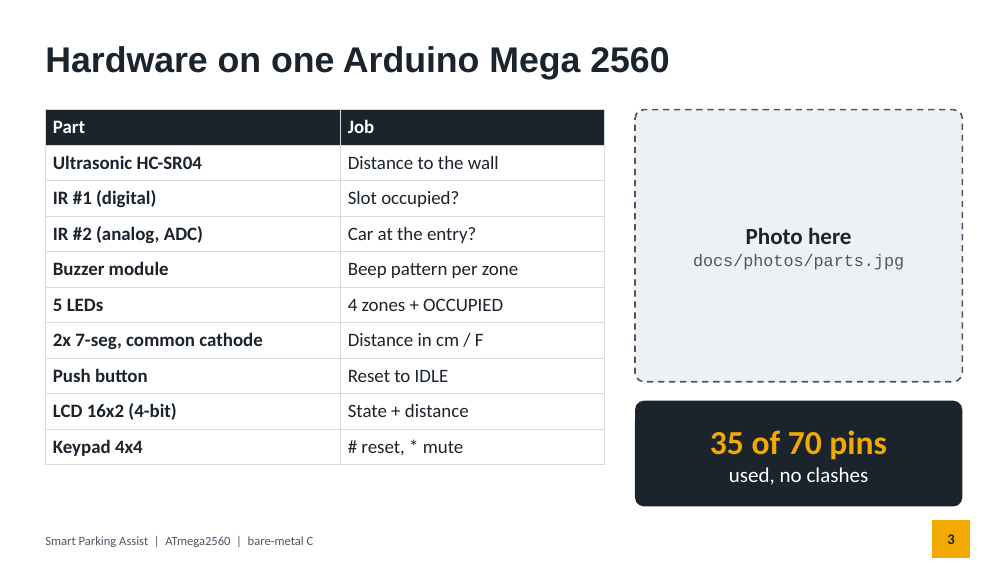
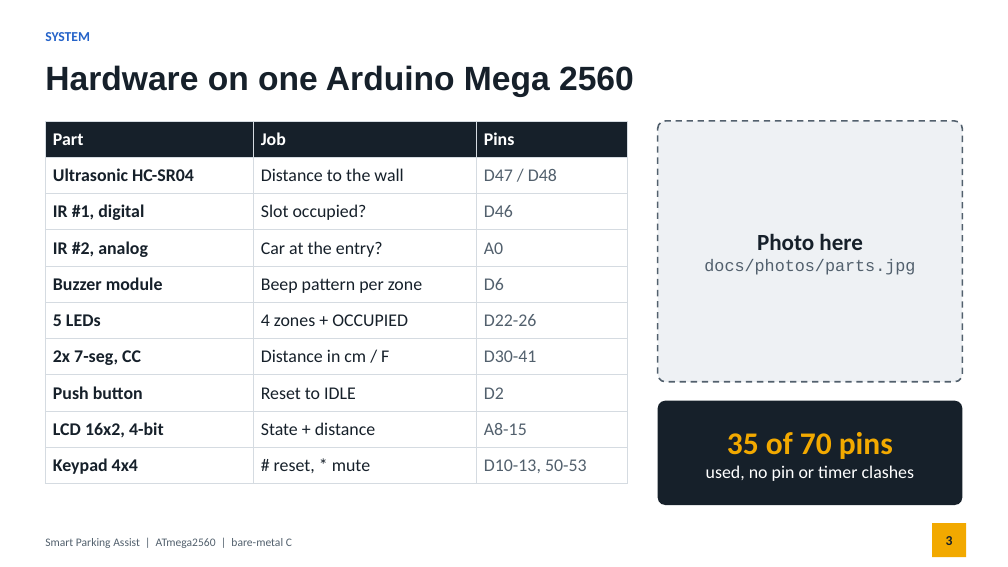
Before and after one commit to ponmudimr/atmega2560-baremetal-drivers, a slide deck: slide 3 of docs/Smart_Parking_Presentation.pptx. Drawn at 1008x567 pixels with LibreOffice and Linux fonts; fonts in the diff are those of the drawing. Boxes give left, top, right and bottom in pixels: in the first picture for what was removed or moved away, otherwise in the second. Text is boxed around its words. In the diff, an @@ line names an element or a change of style, - is before the commit and + after.

Commit message:
Add t_lcd_song test and update Smart Parking presentation

```diff
--- a/docs/Smart_Parking_Presentation.pptx
+++ b/docs/Smart_Parking_Presentation.pptx
@@ title "Hardware on one Arduino Mega ...": place and size @@
-title "Hardware on one Arduino Mega ..." at bbox=[45, 46, 669, 80]
+title "Hardware on one Arduino Mega ..." at bbox=[45, 65, 634, 97]
@@ title "Hardware on one Arduino Mega ..." at bbox=[45, 65, 634, 97]: size 34 to 32 pt, text colour #1B232C to #16202A @@
@@ text added at bbox=[45, 32, 90, 41], 13 pt, text #2563C9, bold @@
+SYSTEM
@@ table at bbox=[45, 121, 628, 478] @@
-column 1: Part | Ultrasonic HC-SR04 | IR #1 (digital) | IR #2 (analog, ADC) | Buzzer module | 5 LEDs | 2x 7-seg, common cathode | Push button | LCD 16x2 (4-bit) | Keypad 4x4
+column 1: Part | Ultrasonic HC-SR04 | IR #1, digital | IR #2, analog | Buzzer module | 5 LEDs | 2x 7-seg, CC | Push button | LCD 16x2, 4-bit | Keypad 4x4
+column 3: Pins | D47 / D48 | D46 | A0 | D6 | D22-26 | D30-41 | D2 | A8-15 | D10-13, 50-53
@@ table: place and size @@
-table at bbox=[45, 110, 605, 460]
+table at bbox=[45, 121, 628, 478]
@@ text "Photo here": place and size @@
-text "Photo here" at bbox=[693, 227, 904, 270]
+text "Photo here" at bbox=[704, 233, 915, 275]
@@ text "Photo here" at bbox=[704, 233, 915, 275]: text colour #1B232C to #16202A in "Photo here"; text colour #4A5866 to #52606D in "docs/photos/parts.jpg" @@
@@ rounded rectangle: place and size @@
-rounded rectangle at bbox=[635, 110, 963, 382]
+rounded rectangle at bbox=[658, 121, 963, 382]
@@ rounded rectangle at bbox=[658, 121, 963, 382]: outline #4A5866 1.5 pt dashed to #52606D 1.5 pt dashed; proportions changed @@
@@ rounded rectangle: place and size @@
-rounded rectangle at bbox=[635, 401, 963, 507]
+rounded rectangle at bbox=[658, 401, 963, 505]
@@ rounded rectangle at bbox=[658, 401, 963, 505]: fill #1B232C to #16202A; proportions changed @@
@@ text at bbox=[727, 432, 893, 459]: size 32 to 30 pt in "35 of 70 pins" @@
@@ text at bbox=[706, 465, 914, 481]: text changed; size 20 to 17 pt @@
-used, no clashes
+used, no pin or timer clashes
@@ text "Smart Parking Assist | ATmega2560 ..." at bbox=[45, 538, 292, 548]: size 12 to 11 pt, text colour #4A5866 to #52606D @@
@@ page number at bbox=[946, 536, 953, 545]: size 14 to 13 pt, text colour #1B232C to #16202A @@
@@ rectangle: place and size @@
-rectangle at bbox=[932, 520, 970, 558]
+rectangle at bbox=[932, 523, 966, 557]
```
Also in this commit, not shown: 8 other slides changed, 11 slides added, 3 slides removed, 2 other files.
